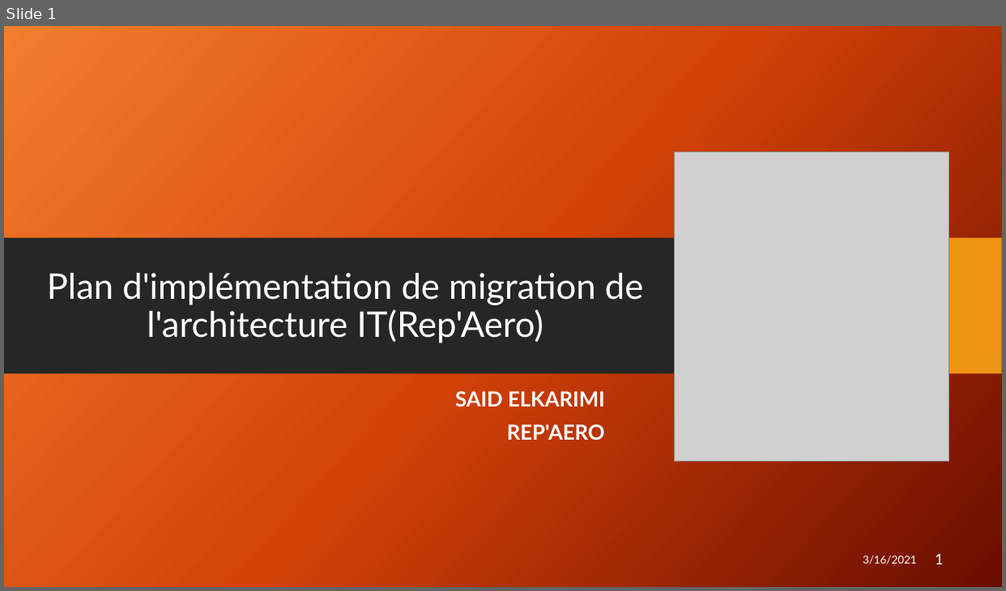
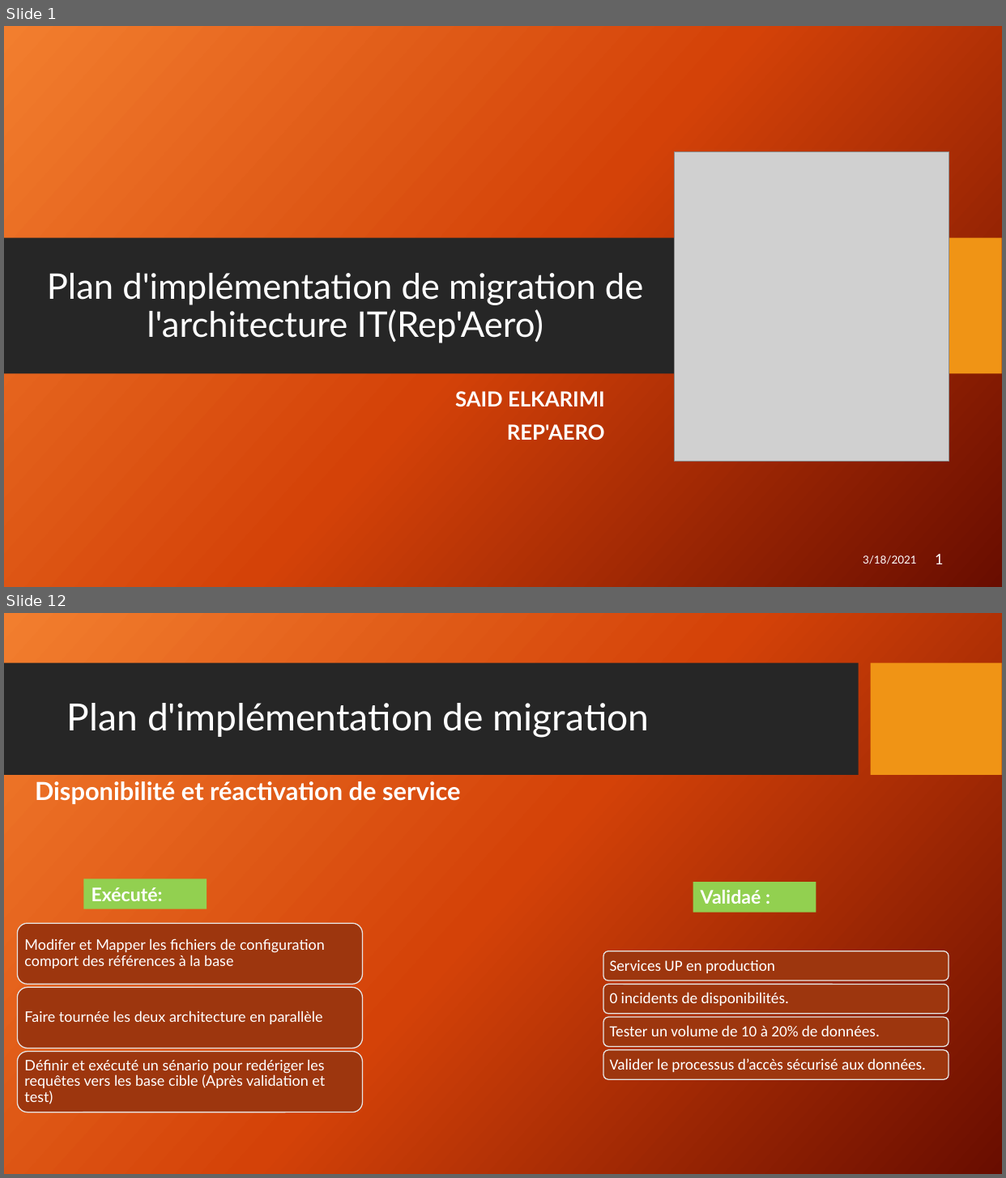
Before and after one commit to RigoSaid/rep-aero-repository, a slide deck: Presentation_Rep-Aero.pptx. Shown one above the other, each under a label of ours: slide 1 before the commit, slides 1 and 12 after it; the slides between them are not shown. The pictures are 1006x591 and 1006x1178 pixels, drawn with LibreOffice and Linux fonts; fonts in the diff are those of the drawing; grey boxes stand for pictures; background and template pictures are left out. Boxes give left, top, right and bottom in pixels: in the first picture for what was removed or moved away, otherwise in the second. Text is boxed around its words. In the diff, an @@ line names an element or a change of style, - is before the commit and + after.

Commit message:
Rep Aero migration _présentation

```diff
--- a/Presentation_Rep-Aero.pptx
+++ b/Presentation_Rep-Aero.pptx
@@ slide 12 added at [4,613,1002,1174], background picture (left out) @@
@@ rectangle added at [4,663,859,776], fill #262626 @@
@@ rectangle added at [871,663,1002,776], fill #F09415 @@
@@ title added at [67,703,650,738], 36 pt, text #FFFFFF @@
+Plan d'implémentation de migration
@@ text added at [35,781,461,804], 24 pt, text #FFFFFF, bold @@
+Disponibilité et réactivation de service
@@ rectangle added at [83,879,206,909], fill #92D050, 18 pt, text #FFFFFF, bold @@
+Exécuté:
@@ rectangle added at [693,883,816,913], fill #92D050, 18 pt, text #FFFFFF, bold @@
+Validaé :
@@ group added at [18,924,363,1112]: 3 rounded rectangles, 3 texts @@
+Modifer et Mapper les fichiers de configuration comport des références à la base
+Faire tournée les deux architecture en parallèle
+Définir et exécuté un sénario pour redériger les requêtes vers les base cible (Après validation et test)
@@ group added at [603,952,948,1080]: 4 rounded rectangles, 4 texts @@
+Services UP en production
+0 incidents de disponibilités.
+Tester un volume de 10 à 20% de données.
+Valider le processus d’accès sécurisé aux données.
@@ slide 1 changed as well @@
@@ text at [863,556,916,565]: text changed @@
-3/16/2021
+3/18/2021
```
Also in this commit, not shown: 1 other slide changed, 10 other slides added, 1 other file.
